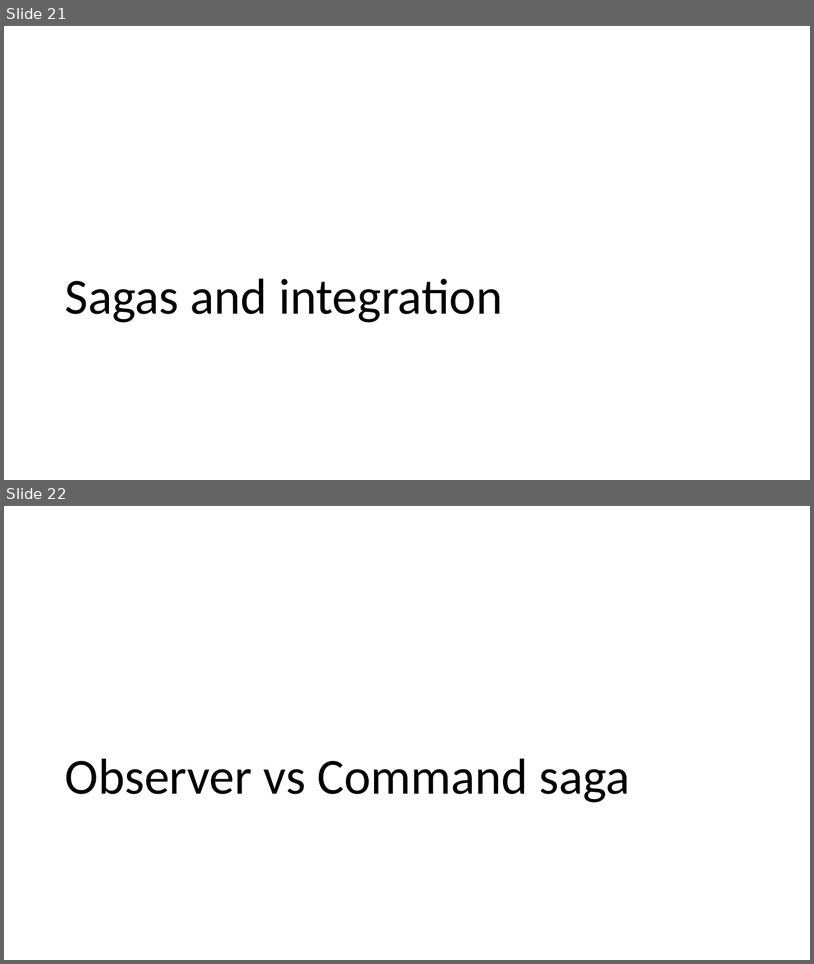
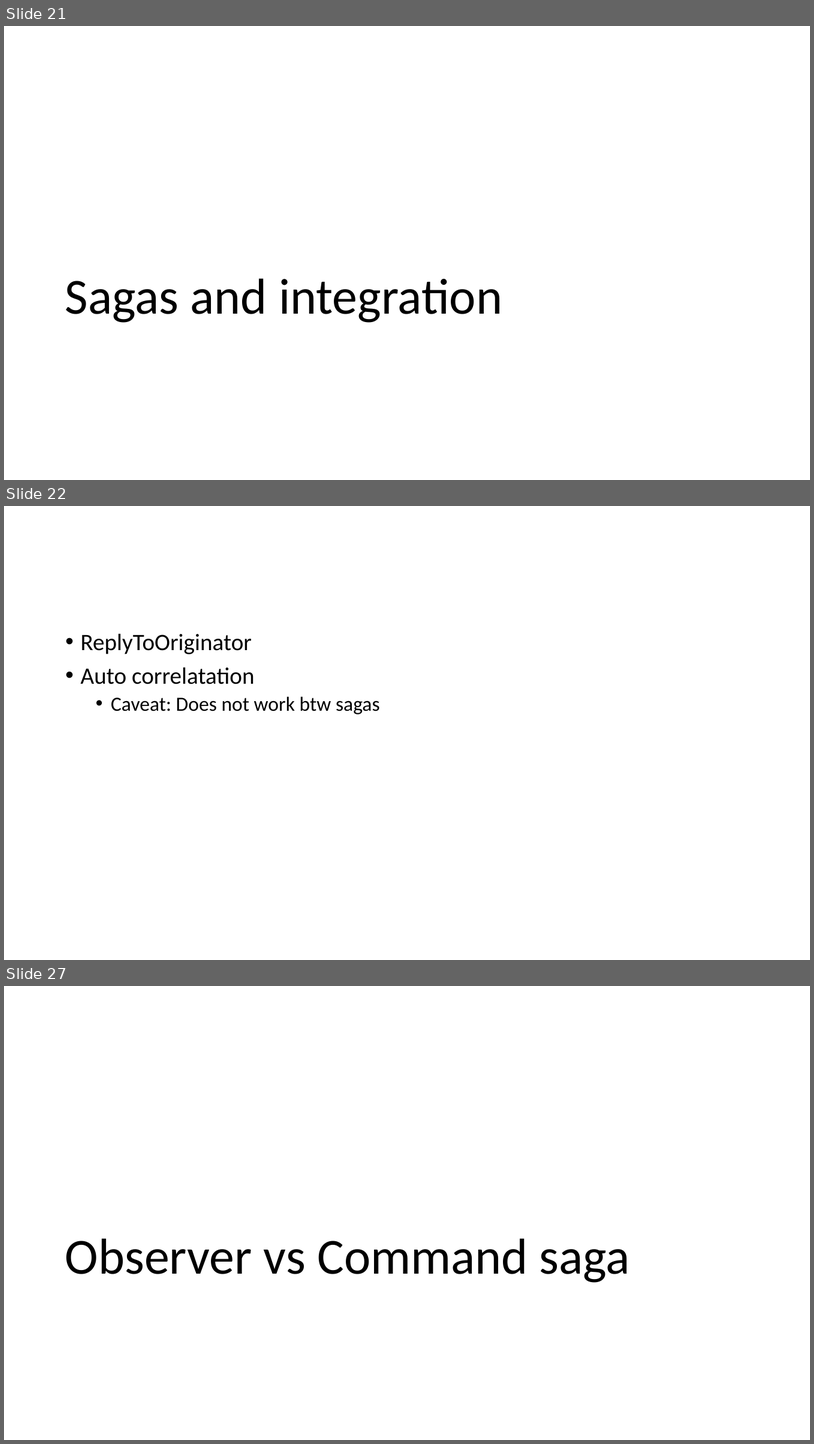
Before and after one commit to Particular/SagaMasterClass, a slide deck: SagaMasterClass.pptx. Shown one above the other, each under a label of ours: slides 21 and 22 before the commit, slides 21, 22 and 27 after it; the slides between them are not shown. The pictures are 814x964 and 814x1444 pixels, drawn with LibreOffice and Linux fonts; fonts in the diff are those of the drawing. Boxes give left, top, right and bottom in pixels: in the first picture for what was removed or moved away, otherwise in the second. Text is boxed around its words. In the diff, an @@ line names an element or a change of style, - is before the commit and + after.

```diff
--- a/SagaMasterClass.pptx
+++ b/SagaMasterClass.pptx
@@ slide 22 added at box(4, 506, 810, 960), background #FFFFFF @@
@@ text added at box(81, 633, 380, 714), 28 pt, text #000000 @@
+• ReplyToOriginator
+• Auto correlatation
+  • Caveat: Does not work btw sagas
@@ what was slide 22 is now slide 27 @@
```
Also in this commit, not shown: 4 other slides added, 5 other files.
